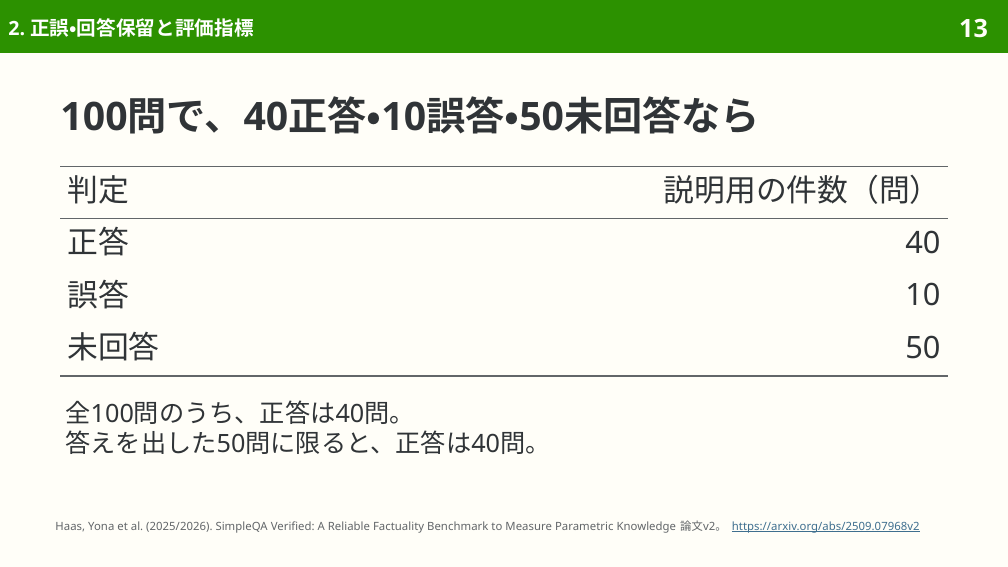
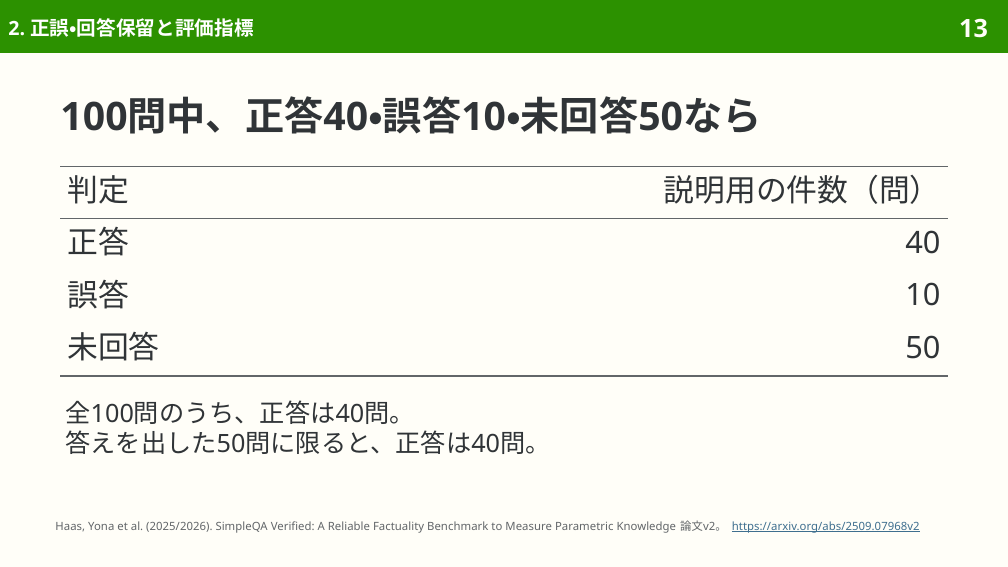
Before and after one commit to sasakiy84/datasets-in-10-minutes, a slide deck: slide 13 of slides/datasets-in-10-minutes-simpleqa-verified.pptx. Drawn at 1008x567 pixels with LibreOffice and Linux fonts; fonts in the diff are those of the drawing. Boxes give left, top, right and bottom in pixels: in the first picture for what was removed or moved away, otherwise in the second. Text is boxed around its words. In the diff, an @@ line names an element or a change of style, - is before the commit and + after.

```diff
--- a/slides/datasets-in-10-minutes-simpleqa-verified.pptx
+++ b/slides/datasets-in-10-minutes-simpleqa-verified.pptx
@@ title at [60, 96, 761, 134]: text changed @@
-100問で、40正答・10誤答・50未回答なら
+100問中、正答40・誤答10・未回答50なら
```
Also in this commit, not shown: 13 other slides changed, 7 other files.
